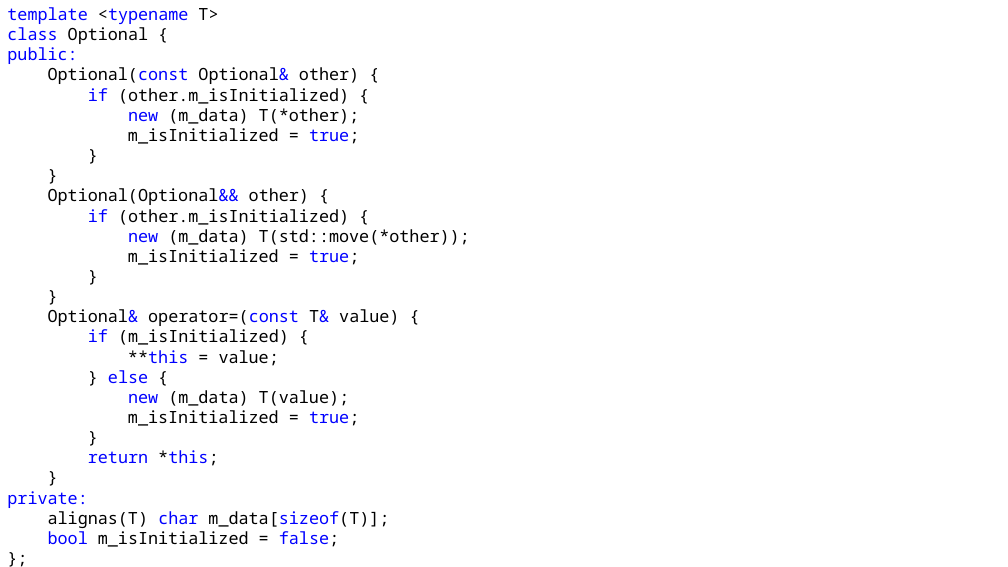
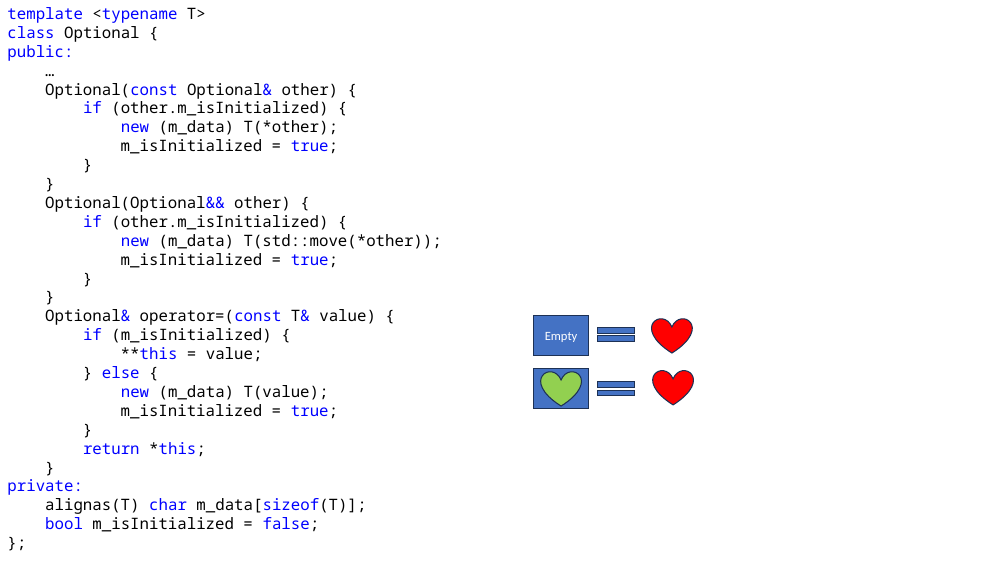
Before and after one commit to alexey-malov/oop, a slide deck: slide 75 of lectures/05/Указатели и динамическая память.pptx (slide 72 before the commit). Drawn at 1008x567 pixels with LibreOffice and Linux fonts; fonts in the diff are those of the drawing. Boxes give left, top, right and bottom in pixels: in the first picture for what was removed or moved away, otherwise in the second. Text is boxed around its words. In the diff, an @@ line names an element or a change of style, - is before the commit and + after.

```diff
--- a/lectures/05/Указатели и динамическая память.pptx
+++ b/lectures/05/Указатели и динамическая память.pptx
@@ text at bbox=[7, 7, 442, 532]: paragraph added @@
+…
@@ text at bbox=[7, 7, 442, 532]: size 16 to 15 pt @@
@@ rectangle added at bbox=[534, 316, 589, 355], fill #4472C4, outline #1E3256 1 pt, 12 pt, text #FFFFFF @@
+Empty
@@ math equal added at bbox=[591, 322, 640, 347], fill #4472C4, outline #1E3256 1 pt @@
@@ heart added at bbox=[652, 318, 693, 353], fill #FF0000, outline #1E3256 1 pt @@
@@ rectangle added at bbox=[534, 369, 589, 408], fill #4472C4, outline #1E3256 1 pt @@
@@ heart added at bbox=[541, 371, 582, 406], fill #92D050, outline #1E3256 1 pt @@
@@ math equal added at bbox=[591, 377, 640, 402], fill #4472C4, outline #1E3256 1 pt @@
@@ heart added at bbox=[653, 371, 694, 405], fill #FF0000, outline #1E3256 1 pt @@
```
Also in this commit, not shown: 9 other slides changed, 6 slides added, 1 other file.
